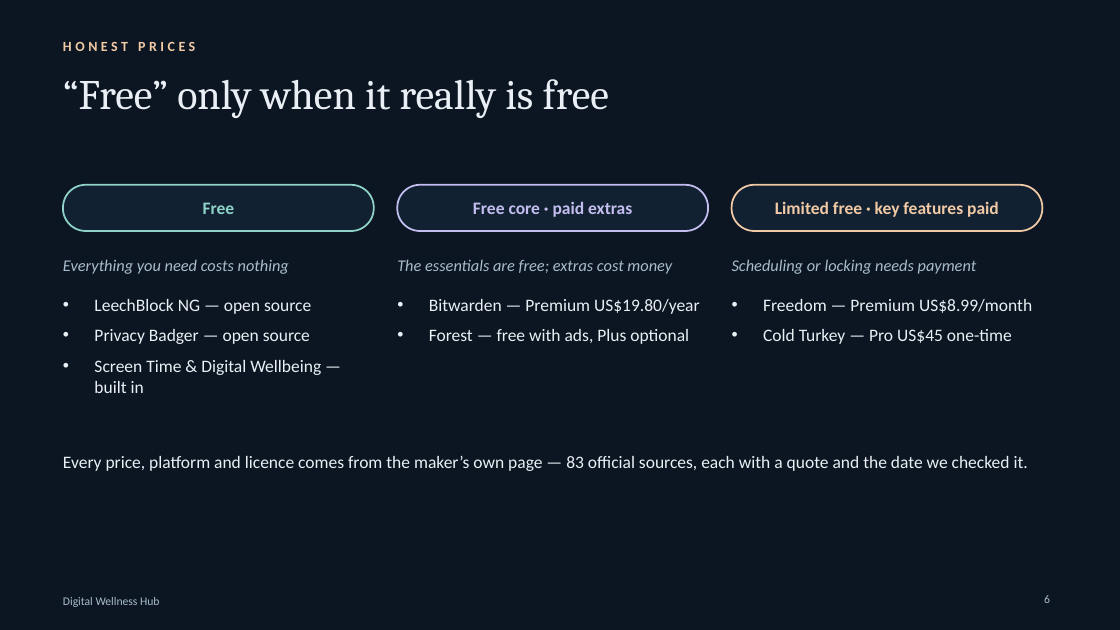
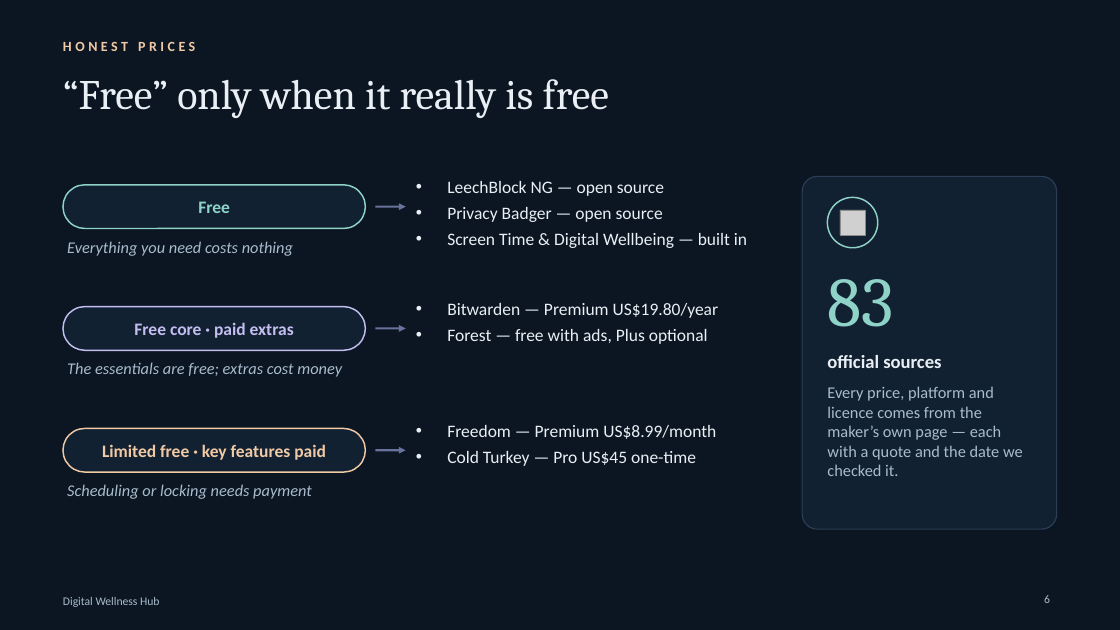
Before and after one commit to Anshumaan1254/Digital-Wellness, a slide deck: slide 6 of public/Digital-Wellness-Hub-presentation.pptx. Drawn at 1120x630 pixels with LibreOffice and Linux fonts; fonts in the diff are those of the drawing; grey boxes stand for pictures; background and template pictures are left out. Boxes give left, top, right and bottom in pixels: in the first picture for what was removed or moved away, otherwise in the second. Text is boxed around its words. In the diff, an @@ line names an element or a change of style, - is before the commit and + after.

```diff
--- a/public/Digital-Wellness-Hub-presentation.pptx
+++ b/public/Digital-Wellness-Hub-presentation.pptx
@@ less space between paragraphs in 3 elements at [447,303,719,344], [447,425,716,466], [447,181,747,248] @@
@@ text "LeechBlock NG — open source": place and size @@
-text "LeechBlock NG — open source" at [94,299,321,393]
+text "LeechBlock NG — open source" at [447,181,747,248]
@@ rounded rectangle added at [802,176,1057,529], fill #112131, outline #2C3D55 1 pt @@
@@ text "Free": place and size @@
-text "Free" at [203,202,235,214]
+text "Free" at [198,201,230,213]
@@ rounded rectangle: place and size @@
-rounded rectangle at [63,185,374,231]
+rounded rectangle at [63,185,365,229]
@@ rounded rectangle at [63,185,365,229]: outline #8FD3C8 1.5 pt to #8FD3C8 1.25 pt; proportions changed @@
@@ arrow added from (376, 207) to (406, 207), #67739B 1.75 pt @@
@@ rounded rectangle removed at [397,185,708,231] @@
@@ rounded rectangle removed at [732,185,1043,231] @@
@@ ellipse added at [828,197,878,248], fill #112131, outline #8FD3C8 1.25 pt @@
@@ text "Everything you need costs nothing": place and size @@
-text "Everything you need costs nothing" at [63,259,289,274]
+text "Everything you need costs nothing" at [67,241,293,256]
@@ picture added at [840,210,865,235] @@
@@ text "Bitwarden — Premium US$19.80/year": place and size @@
-text "Bitwarden — Premium US$19.80/year" at [429,299,700,344]
+text "Bitwarden — Premium US$19.80/year" at [447,303,719,344]
@@ text added at [827,279,893,327], 60 pt, text #8FD3C8 @@
+83
@@ text "Free core · paid extras": place and size @@
-text "Free core · paid extras" at [473,201,632,217]
+text "Free core · paid extras" at [134,322,294,338]
@@ rounded rectangle added at [63,307,365,350], fill #112131, outline #C3BDF0 1.25 pt @@
@@ arrow added from (376, 329) to (406, 329), #67739B 1.75 pt @@
@@ text "The essentials are free; extras ...": place and size @@
-text "The essentials are free; extras ..." at [397,259,672,274]
+text "The essentials are free; extras ..." at [67,362,342,377]
@@ text added at [827,355,941,368], 16 pt, text #E9EFF4, bold @@
+official sources
@@ text at [827,386,1023,476]: text changed; size 15 to 14 pt; text colour #E9EFF4 to #A9BCCB @@
-Every price, platform and licence comes from the maker’s own page — 83 official sources, each with a quote and the date we checked it.
+Every price, platform and licence comes from the maker’s own page — each with a quote and the date we checked it.
@@ text "Limited free · key features ...": place and size @@
-text "Limited free · key features ..." at [775,201,999,217]
+text "Limited free · key features ..." at [102,444,326,460]
@@ rounded rectangle added at [63,429,365,472], fill #112131, outline #F1C9A5 1.25 pt @@
@@ text "Freedom — Premium US$8.99/month": place and size @@
-text "Freedom — Premium US$8.99/month" at [763,299,1032,344]
+text "Freedom — Premium US$8.99/month" at [447,425,716,466]
@@ arrow added from (376, 450) to (406, 450), #67739B 1.75 pt @@
@@ vertical alignment middle to top in 4 elements at [67,241,293,256], [827,386,1023,476], [67,362,342,377], [67,484,312,499] @@
@@ text "Scheduling or locking needs payment": place and size @@
-text "Scheduling or locking needs payment" at [732,259,977,274]
+text "Scheduling or locking needs payment" at [67,484,312,499]
```
Also in this commit, not shown: 12 other slides changed, 3 slides added, 37 other files.
